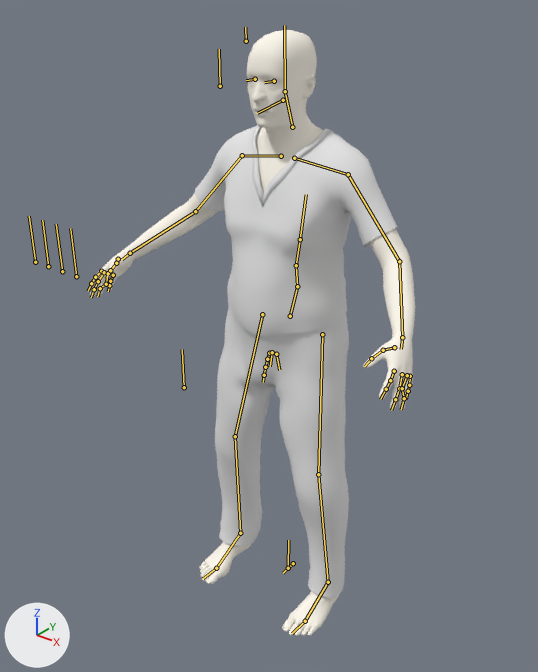
The Blender file blend/man/m1_B.blend as it was, and as the next commit left it.
The view is the same before and after, from a camera (50 mm lens) standing at (1.41, -1.89, 2.21) and looking at (-0.09, -0.01, 1.05). The axes (+X, +Y, +Z) are drawn at lower left. The lights are the same throughout. The bones that bend it are drawn over the model as lines.

Objects in the first picture: 'M1:Adult_male_genitalia', 'M1:Harvey_fscrubbottoms2', 'M1:Harvey_fscrubtop2', 'M1:High-poly'.
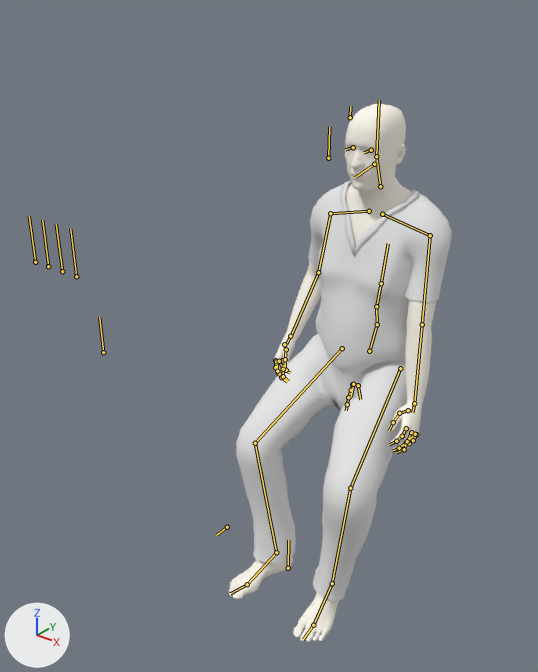
The newer file adds an action. The first version stands in its rest pose; the second is drawn at frame 0 of the action 'Sitting_Idle'.

Where the change shows, as pixel boxes (x1, y1, x2, y2) in the pictures (538 x 672 px):
'M1:Harvey_fscrubtop2', posed (29% narrower, 11% shorter)
    before: (195, 125, 398, 336)
    after: (308, 181, 452, 369)
'M1:Harvey_fscrubbottoms2', posed
    before: (215, 307, 349, 598)
    after: (236, 334, 407, 601)
'M1:Adult_male_genitalia', posed (37% narrower, 11% shorter)
    before: (88, 30, 415, 636)
    after: (229, 104, 436, 642)
'M1:High-poly', posed
    before: (249, 78, 275, 83)
    after: (348, 147, 372, 153)
bone 'Root', root to tip
    before: (293, 563) to (283, 573)
    after: (227, 527) to (216, 535)
bone 'pelvis', root to tip
    before: (290, 316) to (297, 286)
    after: (369, 351) to (377, 324)
bone 'clavicle_l', root to tip
    before: (294, 158) to (348, 174)
    after: (382, 214) to (430, 235)
bone 'index_01_l', root to tip
    before: (394, 371) to (390, 380)
    after: (406, 428) to (402, 436)
bone 'index_02_l', root to tip
    before: (390, 380) to (386, 389)
    after: (402, 436) to (396, 441)
bone 'middle_01_l', root to tip
    before: (402, 374) to (399, 388)
    after: (411, 432) to (406, 442)
bone 'middle_02_l', root to tip
    before: (399, 388) to (395, 399)
    after: (406, 442) to (399, 448)
bone 'pinky_01_l', root to tip
    before: (410, 376) to (409, 385)
    after: (416, 434) to (413, 440)
bone 'pinky_02_l', root to tip
    before: (409, 385) to (408, 391)
    after: (413, 440) to (409, 443)
bone 'ring_01_l', root to tip
    before: (407, 375) to (402, 388)
    after: (415, 434) to (407, 441)
bone 'ring_02_l', root to tip
    before: (402, 388) to (404, 398)
    after: (407, 441) to (404, 449)
bone 'thumb_01_l', root to tip
    before: (394, 347) to (383, 350)
    after: (408, 410) to (399, 413)
bone 'thumb_02_l', root to tip
    before: (383, 350) to (371, 358)
    after: (399, 413) to (393, 422)
bone 'clavicle_r', root to tip
    before: (281, 156) to (242, 155)
    after: (369, 211) to (330, 213)
bone 'index_01_r', root to tip
    before: (101, 271) to (95, 277)
    after: (275, 360) to (275, 367)
bone 'index_02_r', root to tip
    before: (95, 277) to (91, 283)
    after: (275, 367) to (279, 373)
bone 'middle_01_r', root to tip
    before: (104, 272) to (98, 281)
    after: (276, 361) to (277, 371)
bone 'middle_02_r', root to tip
    before: (98, 281) to (94, 289)
    after: (277, 371) to (281, 377)
bone 'pinky_01_r', root to tip
    before: (113, 275) to (110, 281)
    after: (282, 360) to (283, 366)
bone 'pinky_02_r', root to tip
    before: (110, 281) to (109, 285)
    after: (283, 366) to (286, 370)
bone 'ring_01_r', root to tip
    before: (108, 273) to (106, 284)
    after: (279, 361) to (283, 369)
bone 'ring_02_r', root to tip
    before: (106, 284) to (100, 288)
    after: (283, 369) to (283, 376)
bone 'thumb_01_r', root to tip
    before: (118, 259) to (116, 263)
    after: (284, 344) to (286, 349)
bone 'thumb_02_r', root to tip
    before: (116, 263) to (110, 270)
    after: (286, 349) to (285, 359)
bone 'foot_r', root to tip
    before: (240, 533) to (216, 568)
    after: (276, 552) to (247, 584)

The change in detail:
Bone 'Root' (bone_root) moves from (0.0, 0.0, 0.0) to (0.368, 0.0, 0.0).
Bone 'pelvis' (bone_pelvis) moves from (0.0, 0.0, 0.0) to (0.489, -0.077, -0.417).
Bone 'clavicle_l' (bone_clavicle_l) turns from (0, 0, 0) to (1, 1, -6) degrees about its own x, y and z.
Bone 'index_01_l' (bone_index_01_l) turns from (0, 0, 0) to (19, -2, -10) degrees about its own x, y and z.
Bone 'index_02_l' (bone_index_02_l) turns from (0, 0, 0) to (16, 0, 0) degrees about its own x, y and z.
Bone 'middle_01_l' (bone_middle_01_l) turns from (0, 0, 0) to (16, 0, 0) degrees about its own x, y and z.
Bone 'middle_02_l' (bone_middle_02_l) turns from (0, 0, 0) to (16, 0, 0) degrees about its own x, y and z.
Bone 'pinky_01_l' (bone_pinky_01_l) turns from (0, 0, 0) to (17, 2, 8) degrees about its own x, y and z.
Bone 'pinky_02_l' (bone_pinky_02_l) turns from (0, 0, 0) to (16, 0, 0) degrees about its own x, y and z.
Bone 'ring_01_l' (bone_ring_01_l) turns from (0, 0, 0) to (16, 1, 4) degrees about its own x, y and z.
Bone 'ring_02_l' (bone_ring_02_l) turns from (0, 0, 0) to (16, 0, 0) degrees about its own x, y and z.
Bone 'thumb_01_l' (bone_thumb_01_l) turns from (0, 0, 0) to (8, 0, -7) degrees about its own x, y and z.
Bone 'thumb_02_l' (bone_thumb_02_l) turns from (0, 0, 0) to (15, -3, -6) degrees about its own x, y and z.
Bone 'hp.L' (bone_hp_l) moves from (0.0, 0.0, 0.0) to (-0.074, 0.0, -0.342).
Bone 'hp.L' (bone_hp_l) turns from (0, 0, 0) to (1, -6, -8) degrees about its own x, y and z.
Bone 'clavicle_r' (bone_clavicle_r) turns from (0, 0, 0) to (1, -1, 6) degrees about its own x, y and z.
Bone 'index_01_r' (bone_index_01_r) turns from (0, 0, 0) to (19, 2, 10) degrees about its own x, y and z.
Bone 'index_02_r' (bone_index_02_r) turns from (0, 0, 0) to (16, 0, 0) degrees about its own x, y and z.
Bone 'middle_01_r' (bone_middle_01_r) turns from (0, 0, 0) to (16, 0, 0) degrees about its own x, y and z.
Bone 'middle_02_r' (bone_middle_02_r) turns from (0, 0, 0) to (16, 0, 0) degrees about its own x, y and z.
Bone 'pinky_01_r' (bone_pinky_01_r) turns from (0, 0, 0) to (17, -2, -8) degrees about its own x, y and z.
Bone 'pinky_02_r' (bone_pinky_02_r) turns from (0, 0, 0) to (16, 0, 0) degrees about its own x, y and z.
Bone 'ring_01_r' (bone_ring_01_r) turns from (0, 0, 0) to (16, -1, -4) degrees about its own x, y and z.
Bone 'ring_02_r' (bone_ring_02_r) turns from (0, 0, 0) to (16, 0, 0) degrees about its own x, y and z.
Bone 'thumb_01_r' (bone_thumb_01_r) turns from (0, 0, 0) to (8, 0, 7) degrees about its own x, y and z.
Bone 'thumb_02_r' (bone_thumb_02_r) turns from (0, 0, 0) to (15, 3, 6) degrees about its own x, y and z.
Bone 'hp.R' (bone_hp_r) moves from (0.0, 0.0, 0.0) to (0.099, -0.1, -0.287).
Bone 'hp.R' (bone_hp_r) turns from (0, 0, 0) to (-23, 7, -3) degrees about its own x, y and z.
Bone 'foot_r' (bone_foot_r) turns from (0, 0, 0) to (1, 7, 0) degrees about its own x, y and z.
Bone 'foot_control.L' (bone_foot_control_l) moves from (0.0, 0.0, 0.0) to (0.403, 0.0, 0.0).
Bone 'foot_control.L' (bone_foot_control_l) turns from (0, 0, 0) to (0, 8, 0) degrees about its own x, y and z.
Bone 'foot_control.R' (bone_foot_control_r) moves from (0.0, 0.0, 0.0) to (0.53, 0.0, 0.0).
Bone 'foot_control.R' (bone_foot_control_r) turns from (0, 0, 0) to (0, -13, 0) degrees about its own x, y and z.
